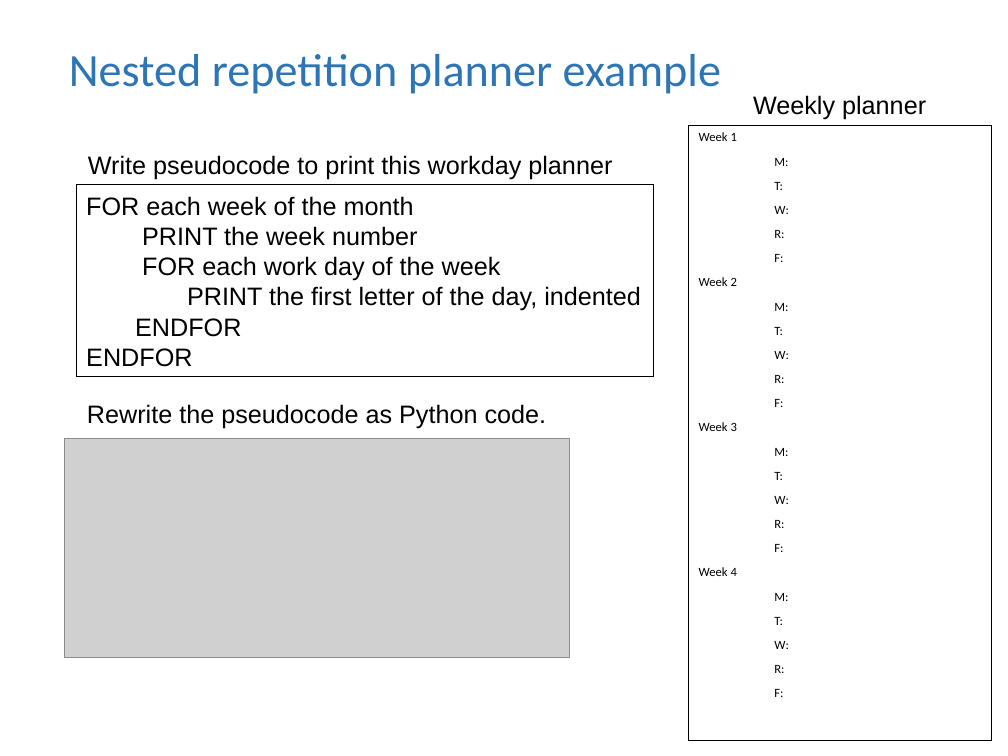
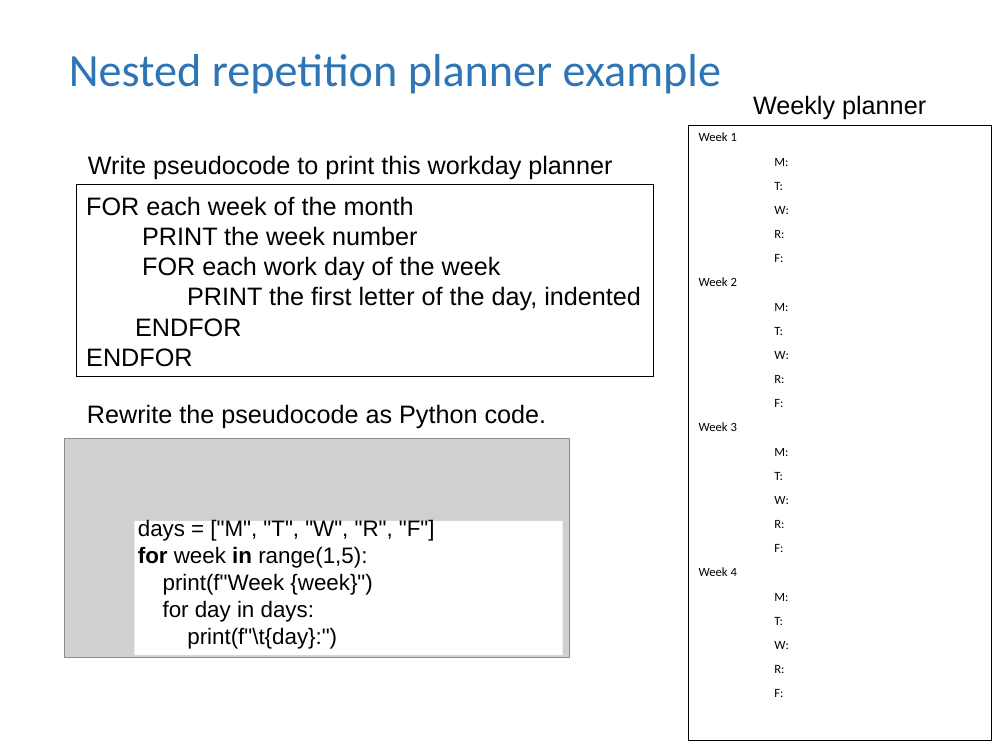
Before and after one commit to lgtateos/gis540, a slide deck: slide 23 of slides/looping.ppt. Drawn at 1008x756 pixels with LibreOffice and Linux fonts; fonts in the diff are those of the drawing; grey boxes stand for pictures. Boxes give left, top, right and bottom in pixels: in the first picture for what was removed or moved away, otherwise in the second. Text is boxed around its words. In the diff, an @@ line names an element or a change of style, - is before the commit and + after.

```diff
--- a/slides/looping.ppt
+++ b/slides/looping.ppt
@@ rectangle added at (134, 521, 562, 655), fill #FFFFFF @@
@@ text added at (138, 519, 435, 649), 16 pt, text #000000 @@
+days = ["M", "T", "W", "R", "F"]
+for week in range(1,5):
+print(f"Week {week}")
+for day in days:
+print(f"\t{day}:")
```
Also in this commit, not shown: 8 other slides changed, 1 other file.
